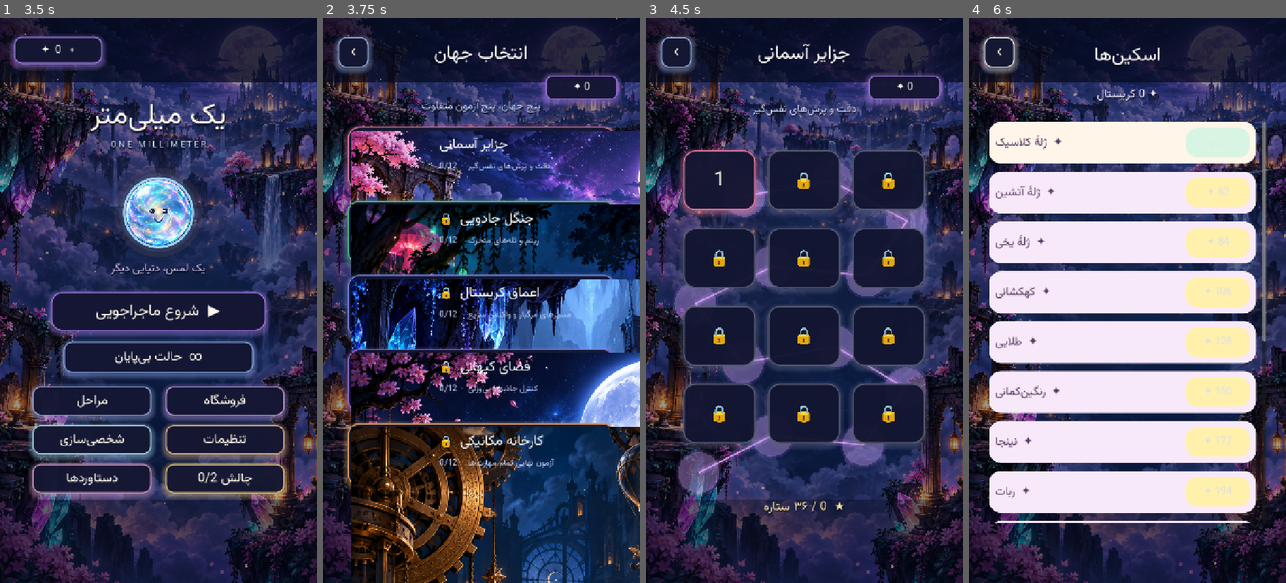
Above: before the commit, frames 1-4 (left to right).
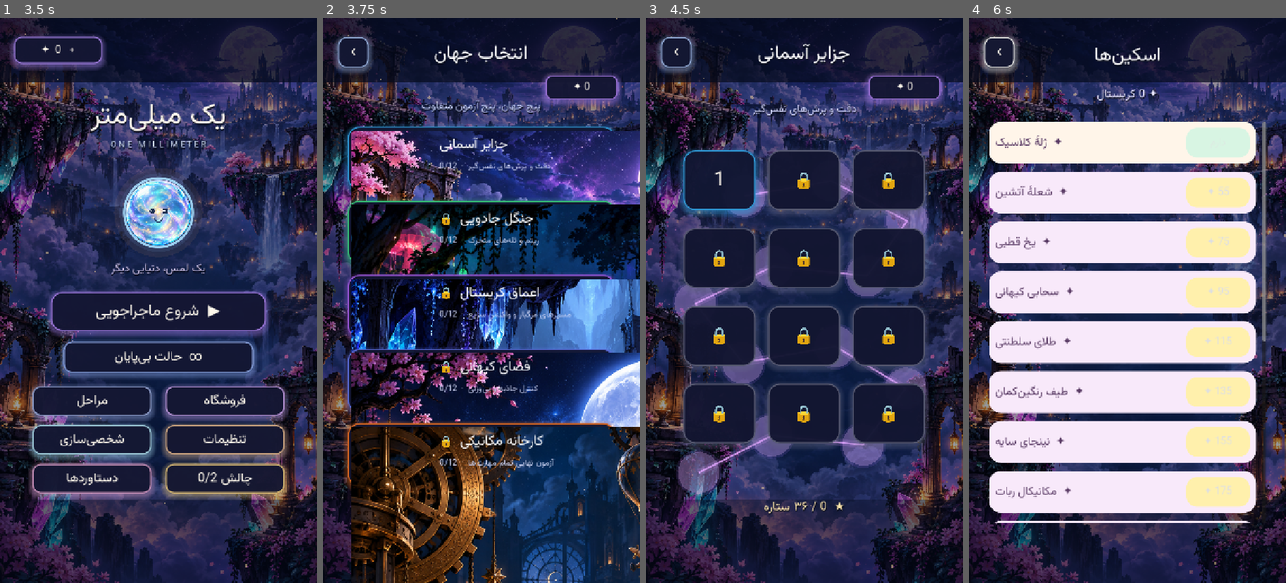
Above: after the commit, the same moments.

Repository: MahdiFarahani1/one-mili
Game: Godot game, scene res://scenes/main.tscn
The game is run twice, just before and just after one commit, with the same random seed, the same clock (stepped at 60 frames per second) and the same inputs.
Inputs (mouse positions are in pixels of both pictures, inside the frame that each line leads up to):
- Up to frame 1 (3.5 s): tap Enter at 0.5 s; move the mouse to (228, 272) at 0.52 s; click (228, 272) at 0.67 s; move the mouse to (95, 328) at 1.27 s; click (95, 328) at 1.42 s; click "✦ 0 +" at 2 s; click "‹" at 2.75 s
- Up to frame 2 (3.75 s): click "▶ شروع ماجراجویی" at 3.5 s
- Up to frame 3 (4.5 s): click "جزایر آسمانی" at 4.25 s
- Up to frame 4 (6 s): click "✦ 0" at 5 s; click "اسکین‌ها" at 5.75 s

Frame 1 is identical in both runs. In frame 2, 1.5% of the frame differs, in the area x 6-93%, y 19-83%; in frame 3, 0.7%; in frame 4, 1.1%.

Commit message:
Align 5 chapters with design specs, author level progression and resolve level 39 traversal clearance

Diff:
--- a/levels/chapter_challenge.gd
+++ b/levels/chapter_challenge.gd
@@ -1,42 +1,180 @@
 extends RefCounted
 class_name ChapterChallenge
 
-# Five chapters share gravity rotation but demand different mastery.
-const NAMES_FA := ["آسمان معلق", "جنگل تله‌ها", "غار کریستال", "مدار بی‌وزنی", "کارخانه مرگبار"]
-const SKILLS := ["precision", "rhythm", "route_reading", "gravity_control", "mastery"]
+# Five distinct chapters matching user specifications:
+# 1. Sky Islands (جزایر آسمانی) - Precision & narrow landings, spinning blades, floating ruins.
+# 2. Magic Forest (جنگل جادویی) - Rhythm, glowing mushrooms, moving plants, fragile branches.
+# 3. Crystal Depths (اعماق کریستال) - Route reading, crystalline caves, brittle and ice ledges.
+# 4. Cosmic Space (فضای کیهانی) - Gravity mastery, zero-g zones, neon portals, nebulae.
+# 5. Mechanical Factory (کارخانه مکانیکی) - Timed lasers, industrial gears, mechanical pistons, full mastery.
+
+const NAMES_FA := [
+	"جزایر آسمانی",
+	"جنگل جادویی",
+	"اعماق کریستال",
+	"فضای کیهانی",
+	"کارخانه مکانیکی"
+]
+
+const TITLES_EN := [
+	"Sky Islands",
+	"Magic Forest",
+	"Crystal Depths",
+	"Cosmic Space",
+	"Mechanical Factory"
+]
+
+const SUBTITLES_FA := [
+	"پرواز بر فراز جزایر معلق با فرودهای میلی‌متری",
+	"گذر از ریتم تله‌های گیاهی و قارچ‌های شب‌تاب",
+	"مسیرخوانی در میان بلورهای درخشان و شکننده",
+	"مهار جاذبه در مدارهای بی‌وزنی و پرتال‌های کیهانی",
+	"نبرد نهایی با چرخ‌دنده‌ها، پیستون‌ها و لیزرهای سرخ"
+]
+
+const SKILLS := [
+	"precision",
+	"rhythm",
+	"route_reading",
+	"gravity_control",
+	"mastery"
+]
+
+const SKILLS_FA := [
+	"دقت و فرود باریک",
+	"ریتم و زمان‌بندی",
+	"مسیرخوانی و سرعت",
+	"تسلط بر جاذبه و بی‌وزنی",
+	"مهارت تمام‌عیار"
+]
+
+const CHAPTER_COLORS := [
+	Color("38b6ff"), # Sky cyan
+	Color("3fe08c"), # Forest emerald
+	Color("b566ff"), # Crystal violet
+	Color("6a7eff"), # Cosmic indigo
+	Color("ff7a29")  # Factory molten orange
+]
 
 static func profile(world: int) -> Dictionary:
 	var w := clampi(world, 0, 4)
 	return {
 		"name": NAMES_FA[w],
+		"title_en": TITLES_EN[w],
+		"subtitle": SUBTITLES_FA[w],
 		"skill": SKILLS[w],
-		"gate_penalty": [0.0, 8.0, 14.0, 20.0, 26.0][w],
-		"par_time_multiplier": [1.0, 0.94, 0.88, 0.82, 0.77][w],
-		"par_turn_multiplier": [1.0, 0.95, 0.90, 0.85, 0.80][w],
+		"skill_fa": SKILLS_FA[w],
+		"color": CHAPTER_COLORS[w],
+		"gate_penalty": [0.0, 6.0, 12.0, 16.0, 22.0][w],
+		"par_time_multiplier": [1.0, 0.95, 0.90, 0.84, 0.78][w],
+		"par_turn_multiplier": [1.0, 0.96, 0.92, 0.86, 0.82][w],
 	}
 
 static func challenge_hazards(world: int, number: int, gates: Array, axis: String) -> Array[Dictionary]:
 	var result: Array[Dictionary] = []
-	if gates.is_empty() or number < 13:
+	if gates.is_empty() or number < 10:
 		return result
-	# Keep hazards away from the actual gate opening to preserve fair traversal.
+
 	for i in gates.size():
 		var gate: Dictionary = gates[i]
 		if axis == "y":
 			var y: float = float(gate["y"])
 			var center: float = float(gate["center"])
+			var width: float = float(gate["width"])
+			# Safely offset hazards to the flanks so the center path remains traversable
 			var side := -1.0 if (number + i) % 2 == 0 else 1.0
-			var x := clampf(center + side * (float(gate["width"]) * 0.5 + 48.0), 96.0, 624.0)
+			var flank_x := clampf(center + side * (width * 0.5 + 46.0), 105.0, 615.0)
+
+			match world:
+				0:
+					# Chapter 1: Precision saw blades on upper gates
+					if i == gates.size() - 1 and number >= 8:
+						result.append({
+							"kind": "saw",
+							"center": Vector2(flank_x, y - 55.0),
+							"radius": 17.0,
+							"phase": float(i) * 0.5
+						})
+				1:
+					# Chapter 2: Oscillating organic plant movers
+					if i % 2 == 0:
+						result.append({
+							"kind": "mover",
+							"center": Vector2(flank_x, y - 62.0),
+							"radius": 16.0,
+							"phase": float(i) * 0.75 + float(number % 4) * 0.3,
+							"amplitude": 22.0
+						})
+				2:
+					# Chapter 3: High speed crystalline saw clusters
+					if i % 2 == 1 and number != 39:
+						result.append({
+							"kind": "saw",
+							"center": Vector2(flank_x, y - 58.0),
+							"radius": 18.0,
+							"phase": float(i) * 0.6
+						})
+				3:
+					# Chapter 4: Zero-G anomaly bubbles (kept safely in open space, not overlapping gates)
+					if i == 0 and number != 39:
+						var bubble_x := 360.0 if center < 300.0 or center > 420.0 else (200.0 if center > 360.0 else 520.0)
+						result.append({
+							"kind": "zero",
+							"center": Vector2(bubble_x, y - 120.0),
+							"radius": 56.0,
+							"phase": 0.0
+						})
+					elif i == 1 and number % 4 == 0:
+						result.append({
+							"kind": "portal",
+							"center": Vector2(flank_x, y - 48.0),
+							"exit": Vector2(360.0, y - 130.0),
+							"phase": 0.0
+						})
+				4:
+					# Chapter 5: Factory mechanical pistons
+					if i % 2 == 0:
+						result.append({
+							"kind": "mover",
+							"center": Vector2(flank_x, y - 60.0),
+							"radius": 18.0,
+							"phase": float(i) * 0.9 + float(number % 3) * 0.4,
+							"amplitude": 26.0
+						})
+		else:
+			# Horizontal / sideways stages
+			var x: float = float(gate["x"])
+			var center_y: float = float(gate["center"])
+			var width_y: float = float(gate["width"])
+			var side_y := -1.0 if (number + i) % 2 == 0 else 1.0
+			var flank_y := clampf(center_y + side_y * (width_y * 0.5 + 46.0), 320.0, 1060.0)
+
 			match world:
 				1:
 					if i % 2 == 0:
-						result.append({"kind":"mover", "center":Vector2(x,y-65.0), "radius":15.0, "phase":float(i)*0.8, "amplitude":18.0})
-				2:
-					if i % 2 == 1:
-						result.append({"kind":"saw", "center":Vector2(x,y-62.0), "radius":18.0, "phase":0.0})
+						result.append({
+							"kind": "mover",
+							"center": Vector2(x + 50.0, flank_y),
+							"radius": 16.0,
+							"phase": float(i) * 0.8,
+							"amplitude": 20.0
+						})
 				3:
 					if i == 0:
-						result.append({"kind":"zero", "center":Vector2(x,y-115.0), "radius":72.0, "phase":0.0})
+						result.append({
+							"kind": "zero",
+							"center": Vector2(x + 60.0, 690.0),
+							"radius": 54.0,
+							"phase": 0.0
+						})
 				4:
-					result.append({"kind":"mover", "center":Vector2(x,y-65.0), "radius":18.0, "phase":float(i)*1.2, "amplitude":22.0})
+					if i % 2 == 1:
+						result.append({
+							"kind": "mover",
+							"center": Vector2(x + 50.0, flank_y),
+							"radius": 18.0,
+							"phase": float(i) * 1.1,
+							"amplitude": 24.0
+						})
+
 	return result
--- a/levels/level_data.gd
+++ b/levels/level_data.gd
@@ -1,20 +1,56 @@
 extends RefCounted
 class_name LevelData
 
-const WORLD_NAMES := ["Sky Islands", "Enchanted Jungle", "Crystal Depths", "Orbital Void", "Clockwork Furnace"]
+const WORLD_NAMES := ["Sky Islands", "Magic Forest", "Crystal Depths", "Cosmic Space", "Mechanical Factory"]
 const WORLD_FA := ["جزایر آسمانی", "جنگل جادویی", "اعماق کریستال", "فضای کیهانی", "کارخانه مکانیکی"]
-const WORLD_COLORS := [Color("ff8fba"), Color("65cf9e"), Color("8a9aff"), Color("a77ff2"), Color("ffbb70")]
-const SKINS := ["classic", "fire", "ice", "galaxy", "gold", "rainbow", "ninja", "robot", "ghost", "crystal", "candy", "star", "electric", "moon", "legendary"]
-const SKIN_NAMES := ["ژلهٔ کلاسیک", "ژلهٔ آتشین", "ژلهٔ یخی", "کهکشانی", "طلایی", "رنگین‌کمانی", "نینجا", "ربات", "شبح", "بلوری", "آب‌نباتی", "ستاره‌ای", "برقی", "مهتابی", "افسانه‌ای"]
-const TRAILS := ["sparkle", "bubble", "fire", "snow", "rainbow", "star", "leaf", "moon", "crystal", "heart"]
-const TRAIL_NAMES := ["درخشش", "حباب", "آتش", "برف", "رنگین‌کمان", "ستاره", "برگ", "مهتاب", "بلور", "قلب"]
+const WORLD_DESCRIPTIONS := [
+	"پرواز بر فراز جزایر معلق با فرودهای میلی‌متری",
+	"گذر از ریتم تله‌های گیاهی و قارچ‌های شب‌تاب",
+	"مسیرخوانی در میان بلورهای درخشان و شکننده",
+	"مهار جاذبه در مدارهای بی‌وزنی و پرتال‌های کیهانی",
+	"نبرد نهایی با چرخ‌دنده‌ها، پیستون‌ها و لیزرهای سرخ"
+]
+const WORLD_SKILLS_FA := [
+	"دقت و فرود باریک",
+	"ریتم و زمان‌بندی",
+	"مسیرخوانی و سرعت",
+	"تسلط بر جاذبه و بی‌وزنی",
+	"مهارت تمام‌عیار"
+]
+const WORLD_COLORS := [
+	Color("38b6ff"),
+	Color("3fe08c"),
+	Color("b566ff"),
+	Color("6a7eff"),
+	Color("ff7a29")
+]
+
+const SKINS := [
+	"classic", "fire", "ice", "galaxy", "gold",
+	"rainbow", "ninja", "robot", "ghost", "crystal",
+	"candy", "star", "electric", "moon", "legendary"
+]
+const SKIN_NAMES := [
+	"ژلهٔ کلاسیک", "شعلهٔ آتشین", "یخ قطبی", "سحابی کیهانی", "طلای سلطنتی",
+	"طیف رنگین‌کمان", "نینجای سایه", "مکانیکال ربات", "شبح سرگردان", "بلور کوارتز",
+	"ژلهٔ نئونی", "اختر درخشان", "صاعقهٔ الکتریک", "مهتاب کهن", "ژلهٔ افسانه‌ای"
+]
+
+const TRAILS := [
+	"sparkle", "bubble", "fire", "snow", "rainbow",
+	"star", "leaf", "moon", "crystal", "heart"
+]
+const TRAIL_NAMES := [
+	"جرقهٔ ستاره", "حباب شفاف", "زبانهٔ آتش", "کولاک برف", "رنگین‌کمان",
+	"غبار کیهانی", "برگ جادویی", "هالهٔ مهتاب", "پرتو بلورین", "تپش قلب"
+]
 
 static func level(number: int) -> Dictionary:
 	return preload("res://levels/route_level.gd").build(number)
 
 static func shop_cost(category: String, index: int) -> int:
 	if category == "skins":
-		return 40 + index * 22
+		return 35 + index * 20
 	if category == "trails":
-		return 25 + index * 18
-	return 200 + index * 80
+		return 20 + index * 15
+	return 150 + index * 70
--- a/levels/route_level.gd
+++ b/levels/route_level.gd
@@ -2,69 +2,169 @@
 
 const Chapter = preload("res://levels/chapter_challenge.gd")
 
-# Every row seals the side corridors. The only way to reach the next chamber
-# is to align with its opening and rotate gravity through it.
+# Every chamber tests precision, gravity control, and routing.
+# 60 levels divided into 5 distinct chapters of 12 levels each:
+# Chapter 1 (1-12): Sky Islands
+# Chapter 2 (13-24): Magic Forest
+# Chapter 3 (25-36): Crystal Depths
+# Chapter 4 (37-48): Cosmic Space
+# Chapter 5 (49-60): Mechanical Factory
+
 static func build(number: int) -> Dictionary:
 	var n := clampi(number, 1, 60)
 	var world := (n - 1) / 12
 	var local := (n - 1) % 12
+
+	# Sideways / Horizontal chambers for specific levels
 	if n >= 12 and local in [3, 7, 11]:
 		return build_sideways(n, world, local)
+
 	var gate_count := 0 if n == 1 else (1 if n <= 5 else (2 if n <= 20 else (3 if n <= 40 else 4)))
+	# Climax / Boss levels have extra challenge
+	if local == 11 and n >= 24:
+		gate_count = mini(4, gate_count + 1)
+
 	var rows: Array = []
 	match gate_count:
 		1: rows = [690.0]
 		2: rows = [825.0, 515.0]
 		3: rows = [905.0, 680.0, 455.0]
 		4: rows = [955.0, 775.0, 595.0, 415.0]
+
 	var tier := mini(5, (n - 1) / 10)
 	var obstacles: Array[Dictionary] = []
 	var crystals: Array[Vector2] = []
 	var hazards: Array[Dictionary] = []
 	var gates: Array[Dictionary] = []
+
 	if n == 1:
-		for stone in [Rect2(230, 420, 150, 28), Rect2(430, 560, 140, 28), Rect2(270, 735, 165, 28), Rect2(440, 880, 125, 28)]:
+		for stone in [
+			Rect2(230, 420, 150, 28),
+			Rect2(430, 560, 140, 28),
+			Rect2(270, 735, 165, 28),
+			Rect2(440, 880, 125, 28)
+		]:
 			obstacles.append({"rect": stone, "kind": "normal"})
+
 	for i in rows.size():
 		var y: float = rows[i]
 		var leftward := (n + i + world) % 2 == 0
 		var drift := float(((n * 29 + i * 43) % 61) - 30)
-		var center := clampf((230.0 if leftward else 490.0) + drift, 200.0, 520.0)
-		if n <= 3: center = 200.0 + 45.0 * (n - 1) + 35.0 * i
-		var width := maxf(122.0, 236.0 - tier * 20.0 - float((n + i * 7) % 3) * 7.0 - float(Chapter.profile(world)["gate_penalty"]))
-		if n <= 3: width = 260.0
+		var center := clampf((230.0 if leftward else 490.0) + drift, 205.0, 515.0)
+		if n <= 3:
+			center = 200.0 + 45.0 * (n - 1) + 35.0 * i
+
+		var width := maxf(125.0, 236.0 - tier * 18.0 - float((n + i * 7) % 3) * 6.0 - float(Chapter.profile(world)["gate_penalty"]))
+		if n <= 3:
+			width = 260.0
+
 		var left_end := center - width * 0.5
 		var right_start := center + width * 0.5
+
+		# Material diversity based on chapter
 		var material := "normal"
-		if n >= 31 and i == gate_count - 1:
-			material = ["ice", "sticky", "spring", "fragile"][(n + world) % 4]
+		if n >= 25 and i == gate_count - 1:
+			match world:
+				1: material = "fragile" if n % 2 == 0 else "sticky" # Forest vine/moss
+				2: material = "ice" if n % 2 == 0 else "fragile"     # Crystal brittle/slick
+				3: material = "spring" if n % 2 == 0 else "ice"     # Cosmic bounce
+				4: material = "fragile" if n % 2 == 0 else "spring" # Factory mechanical
+				_: material = "normal"
+
 		obstacles.append({"rect": Rect2(60.0, y, left_end - 60.0, 28.0), "kind": material})
 		obstacles.append({"rect": Rect2(right_start, y, 660.0 - right_start, 28.0), "kind": material})
 		crystals.append(Vector2(center, y - 76.0))
 		gates.append({"center": center, "y": y, "width": width})
+
+		# Saws placed flanking gates
 		if n >= 12 and (i + n) % 2 == 0:
 			var side := -1.0 if (i + world) % 2 == 0 else 1.0
 			if i == gate_count - 1:
 				side = 1.0 if center > 360.0 else -1.0
-			hazards.append({"kind": "saw", "center": Vector2(center + side * (width * 0.5 + 23.0), y - 35.0), "radius": 19.0, "phase": float(i) * 0.7})
+			var saw_x := center + side * (width * 0.5 + 26.0)
+			saw_x = clampf(saw_x, 105.0, 615.0)
+			hazards.append({
+				"kind": "saw",
+				"center": Vector2(saw_x, y - 35.0),
+				"radius": 18.0,
+				"phase": float(i) * 0.7
+			})
+
+		# Lasers: timed hazards with clear opening corridors
 		if n >= 27 and i == 1 and n % 3 == 0:
-			hazards.append({"kind": "laser", "center": Vector2(360.0, y - 150.0), "radius": 0.0, "phase": float(n % 5) * 0.4, "start": Vector2(95.0, y - 150.0), "end": Vector2(625.0, y - 150.0)})
-	if n >= 21 and n % 4 == 0:
+			var laser_y := y - 150.0
+			if n == 39:
+				# Level 39 fix: flank laser leaving central traversal corridor clear
+				hazards.append({
+					"kind": "laser",
+					"center": Vector2(195.0, laser_y),
+					"radius": 0.0,
+					"phase": 1.4,
+					"start": Vector2(95.0, laser_y),
+					"end": Vector2(295.0, laser_y)
+				})
+			else:
+				var start_x := 95.0 if center > 360.0 else center + 55.0
+				var end_x := center - 55.0 if center > 360.0 else 625.0
+				hazards.append({
+					"kind": "laser",
+					"center": Vector2((start_x + end_x) * 0.5, laser_y),
+					"radius": 0.0,
+					"phase": float(n % 5) * 0.5,
+					"start": Vector2(start_x, laser_y),
+					"end": Vector2(end_x, laser_y)
+				})
+
+	# Moving hazards on later levels
+	if n >= 21 and n % 4 == 0 and gates.size() > 1:
 		var moving_gate: Dictionary = gates[1]
 		var side := -1.0 if n % 8 == 0 else 1.0
-		var edge_x := float(moving_gate["center"]) + side * (float(moving_gate["width"]) * 0.5 + 70.0)
-		hazards.append({"kind": "mover", "center": Vector2(edge_x, float(moving_gate["y"]) - 38.0), "radius": 19.0, "phase": local * 0.43, "amplitude": 25.0})
-	var goal := Vector2(112.0, 300.0)
+		var edge_x := float(moving_gate["center"]) + side * (float(moving_gate["width"]) * 0.5 + 65.0)
+		edge_x = clampf(edge_x, 115.0, 605.0)
+		hazards.append({
+			"kind": "mover",
+			"center": Vector2(edge_x, float(moving_gate["y"]) - 38.0),
+			"radius": 18.0,
+			"phase": local * 0.43,
+			"amplitude": 24.0
+		})
+
+	# Goal location at the top
+	var goal := Vector2(115.0, 300.0)
 	if gate_count > 0:
 		goal.x = 605.0 if float(gates[-1]["center"]) < 360.0 else 115.0
+
+	# Bonus optional crystal in risky nook
 	var bonus := Vector2.ZERO
 	if gate_count > 0 and n >= 8:
 		var first: Dictionary = gates[0]
 		bonus = Vector2(550.0 if float(first["center"]) < 360.0 else 170.0, float(first["y"]) + 95.0)
+
+	# Chapter-specific hazards
 	hazards.append_array(Chapter.challenge_hazards(world, n, gates, "y"))
+
+	# Chapter 5 boss (Level 60) special moving platform
+	if n == 60:
+		hazards.append({"kind": "platform", "center": Vector2(360, 920)})
+
 	var par_time := (10.0 + gate_count * 10.0 + tier * 3.0) * float(Chapter.profile(world)["par_time_multiplier"])
 	var par_turns := 2 if n == 1 else maxi(2, roundi((8 + gate_count * 12) * float(Chapter.profile(world)["par_turn_multiplier"])))
-	return {"number": n, "world": world, "local": local, "axis": "y", "goal": goal, "start": Vector2(115, 1030), "crystals": crystals, "bonus": bonus, "obstacles": obstacles, "hazards": hazards, "gates": gates, "par_time": par_time, "par_turns": par_turns}
+
+	return {
+		"number": n,
+		"world": world,
+		"local": local,
+		"axis": "y",
+		"goal": goal,
+		"start": Vector2(115, 1030),
+		"crystals": crystals,
+		"bonus": bonus,
+		"obstacles": obstacles,
+		"hazards": hazards,
+		"gates": gates,
+		"par_time": par_time,
+		"par_turns": par_turns
+	}
 
 static func build_sideways(n: int, world: int, local: int) -> Dictionary:
 	var tier := mini(5, (n - 1) / 10)
@@ -74,28 +174,58 @@
 	var crystals: Array[Vector2] = []
 	var hazards: Array[Dictionary] = []
 	var gates: Array[Dictionary] = []
+
 	for i in columns.size():
 		var x: float = columns[i]
 		var high := (n + i + world) % 2 == 0
 		var drift := float(((n * 17 + i * 37) % 69) - 34)
 		var center := (475.0 if high else 905.0) + drift
-		var width := maxf(175.0, 275.0 - tier * 17.0 - float((n + i) % 3) * 5.0)
+		var width := maxf(175.0, 275.0 - tier * 16.0 - float((n + i) % 3) * 5.0)
 		var top_end := center - width * 0.5
 		var bottom_start := center + width * 0.5
+
 		var material := "normal"
-		if n >= 31 and i == 0:
+		if n >= 25 and i == 0:
 			material = ["ice", "sticky", "spring", "fragile"][(n + world) % 4]
+
 		obstacles.append({"rect": Rect2(x, 250.0, 28.0, top_end - 250.0), "kind": material})
 		obstacles.append({"rect": Rect2(x, bottom_start, 28.0, 1130.0 - bottom_start), "kind": material})
 		crystals.append(Vector2(x + 65.0, center))
 		gates.append({"axis": "x", "x": x, "center": center, "width": width})
+
 		if n >= 21 and (n + i) % 2 == 0:
 			var side := -1.0 if (i + world) % 2 == 0 else 1.0
 			if i == columns.size() - 1:
 				side = 1.0 if center > 690.0 else -1.0
-			hazards.append({"kind": "saw", "center": Vector2(x + 37.0, center + side * (width * 0.5 + 23.0)), "radius": 19.0, "phase": i * 0.7})
+			var saw_y := center + side * (width * 0.5 + 23.0)
+			saw_y = clampf(saw_y, 310.0, 1070.0)
+			hazards.append({
+				"kind": "saw",
+				"center": Vector2(x + 37.0, saw_y),
+				"radius": 18.0,
+				"phase": i * 0.7
+			})
+
 	var goal := Vector2(630.0, 315.0 if float(gates[-1]["center"]) > 690.0 else 1050.0)
 	var bonus := Vector2(150.0, 490.0 if float(gates[0]["center"]) > 690.0 else 900.0)
+
+	hazards.append_array(Chapter.challenge_hazards(world, n, gates, "x"))
+
 	var par_time := (12.0 + count * 11.0 + tier * 3.0) * float(Chapter.profile(world)["par_time_multiplier"])
 	var par_turns := maxi(2, roundi((10 + count * 12) * float(Chapter.profile(world)["par_turn_multiplier"])))
-	return {"number": n, "world": world, "local": local, "axis": "x", "goal": goal, "start": Vector2(115, 1030), "crystals": crystals, "bonus": bonus, "obstacles": obstacles, "hazards": hazards, "gates": gates, "par_time": par_time, "par_turns": par_turns}
+
+	return {
+		"number": n,
+		"world": world,
+		"local": local,
+		"axis": "x",
+		"goal": goal,
+		"start": Vector2(115, 1030),
+		"crystals": crystals,
+		"bonus": bonus,
+		"obstacles": obstacles,
+		"hazards": hazards,
+		"gates": gates,
+		"par_time": par_time,
+		"par_turns": par_turns
+	}
